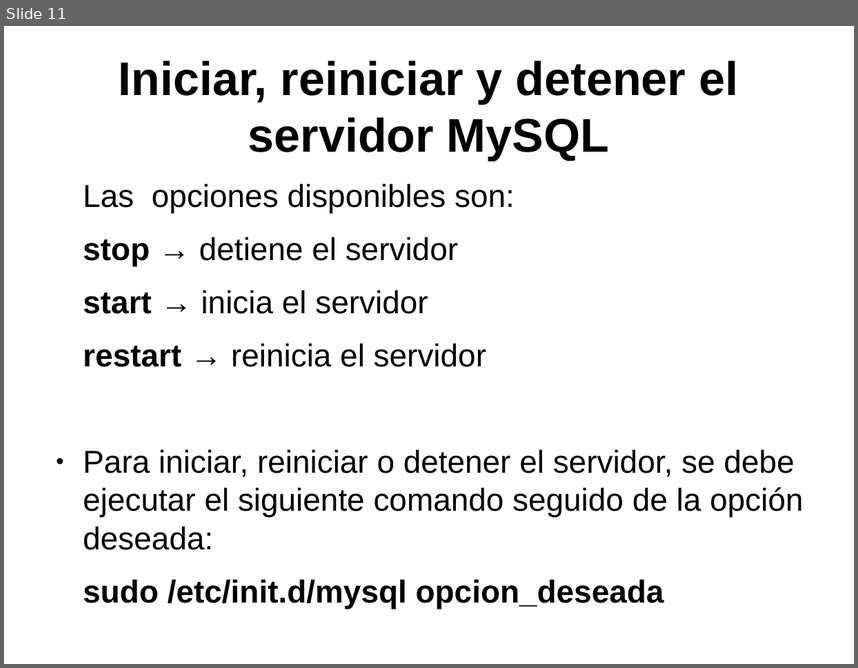
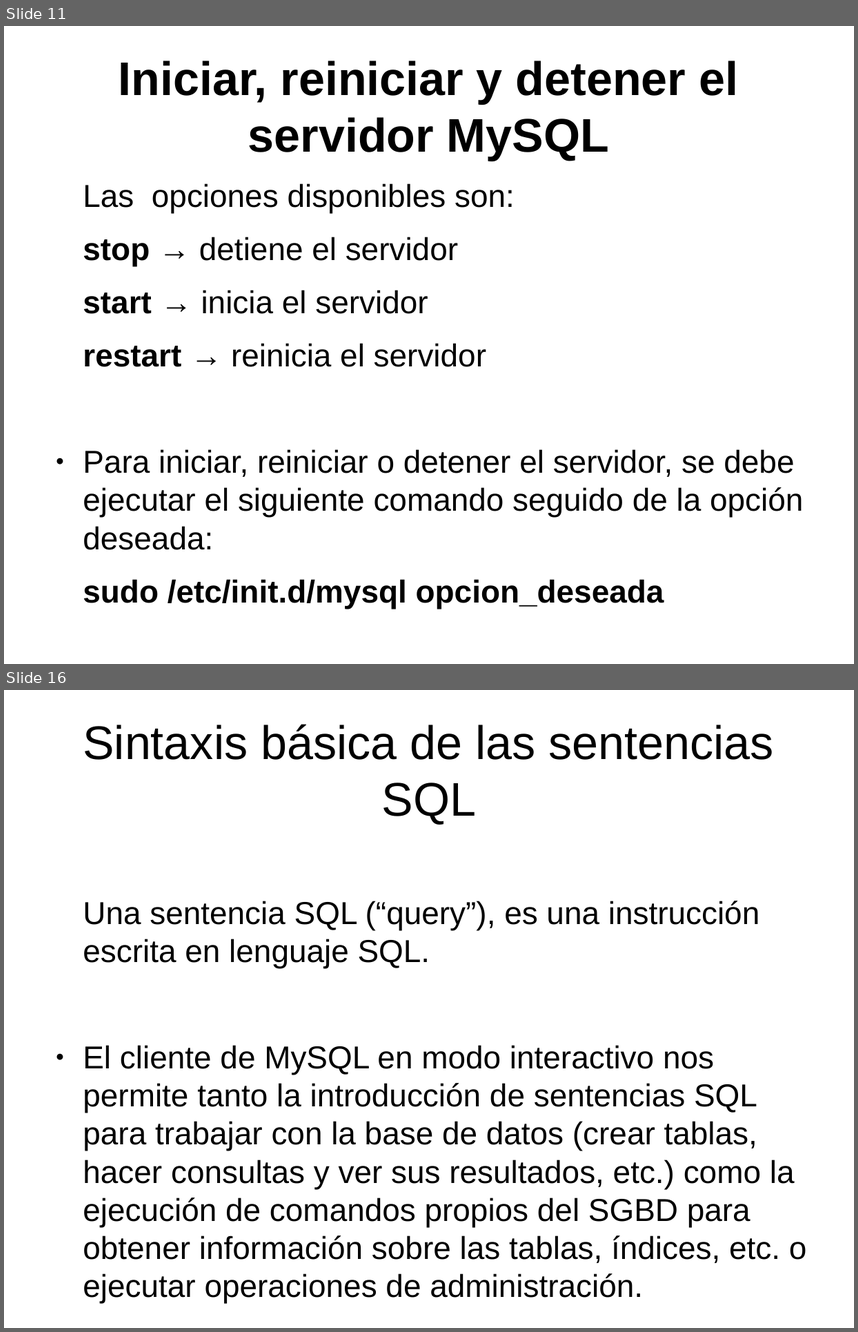
Before and after one commit to psicobyte/CursoPythonAvanzado, a slide deck: BaseDeDatosPython.odp. Shown one above the other, each under a label of ours: slide 11 before the commit, slides 11 and 16 after it; the slides between them are not shown. The pictures are 858x668 and 858x1332 pixels, drawn with LibreOffice and Linux fonts; fonts in the diff are those of the drawing. Boxes give left, top, right and bottom in pixels: in the first picture for what was removed or moved away, otherwise in the second. Text is boxed around its words. In the diff, an @@ line names an element or a change of style, - is before the commit and + after.

Commit message:
Presentacion Consultas

```diff
--- a/BaseDeDatosPython.odp
+++ b/BaseDeDatosPython.odp
@@ slide 16 added at (4,690,854,1328), background #FFFFFF @@
@@ title added at (83,724,774,824), 44 pt, text #000000 @@
+Sintaxis básica de las sentencias SQL
@@ text added at (83,900,807,1303), 29.6 pt, text #000000 @@
+Una sentencia SQL (“query”), es una instrucción escrita en lenguaje SQL.
+● El cliente de MySQL en modo interactivo nos permite tanto la introducción de sentencias SQL para trabajar con la base de datos (crear tablas, hacer consultas y ver sus resultados, etc.) como la ejecución de comandos propios del SGBD para obtener información sobre las tablas, índices, etc. o ejecutar operaciones de administración.
```
Also in this commit, not shown: 14 other slides added, 1 other file.
